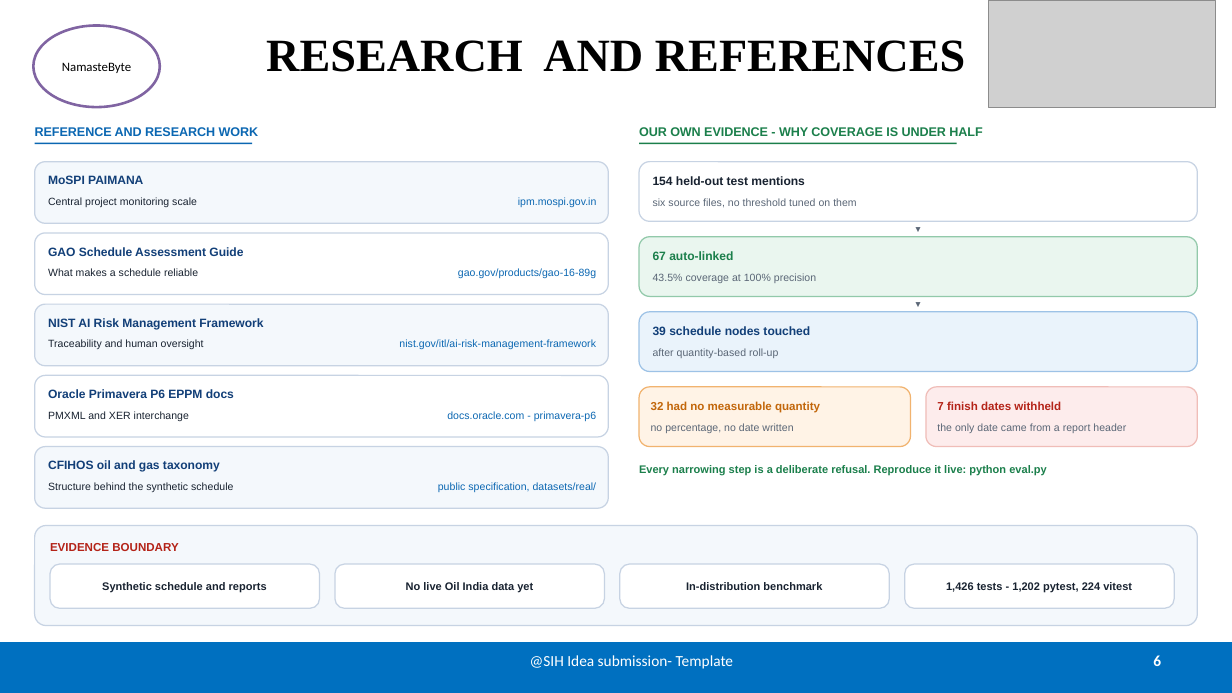
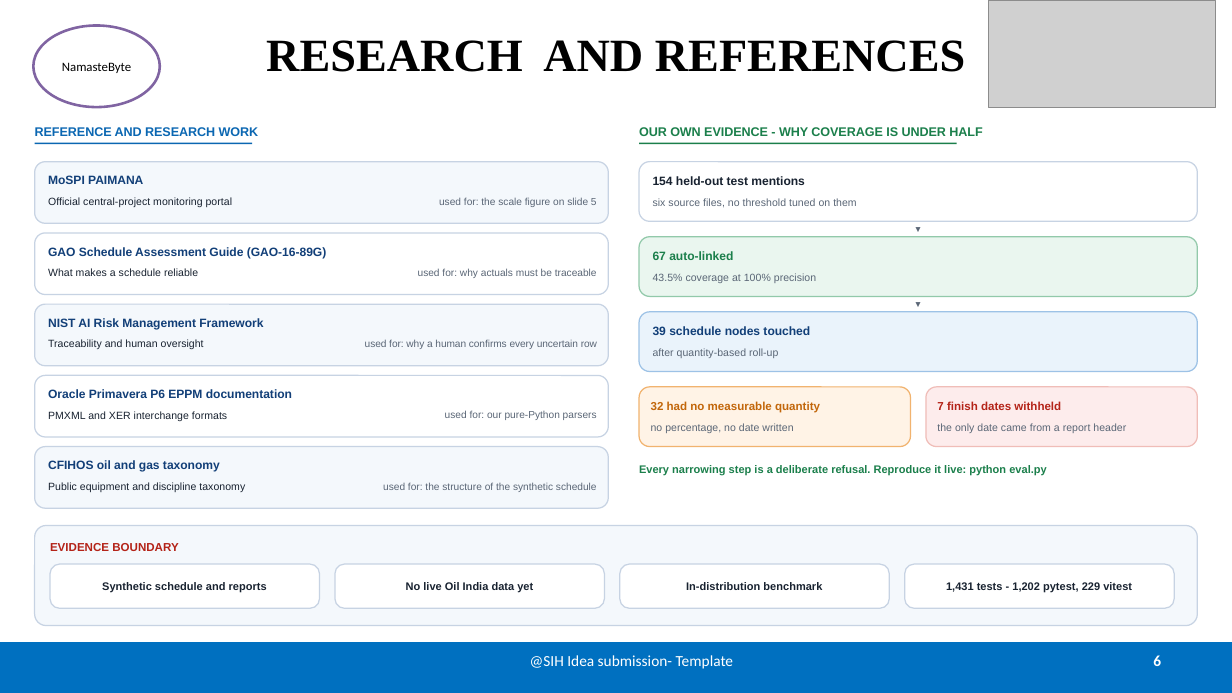
Before and after one commit to poa8534-crypto/SIH-2026, a slide deck: slide 6 of deliverables/NAVIS_SIH2026_NamasteByte_FINAL.pptx. Drawn at 1232x693 pixels with LibreOffice and Linux fonts; fonts in the diff are those of the drawing; grey boxes stand for pictures. Boxes give left, top, right and bottom in pixels: in the first picture for what was removed or moved away, otherwise in the second. Text is boxed around its words. In the diff, an @@ line names an element or a change of style, - is before the commit and + after.

```diff
--- a/deliverables/NAVIS_SIH2026_NamasteByte_FINAL.pptx
+++ b/deliverables/NAVIS_SIH2026_NamasteByte_FINAL.pptx
@@ text at <box>48,197,232,207</box>: text changed @@
-Central project monitoring scale
+Official central-project monitoring portal
@@ text at <box>439,198,597,207</box>: text changed; size 8.2 to 7.9 pt; text colour #0B67B2 to #5A6676 @@
-ipm.mospi.gov.in
+used for: the scale figure on slide 5
@@ text at <box>48,247,327,258</box>: text changed @@
-GAO Schedule Assessment Guide
+GAO Schedule Assessment Guide (GAO-16-89G)
@@ text at <box>418,268,597,278</box>: text changed; size 8.2 to 7.9 pt; text colour #0B67B2 to #5A6676 @@
-gao.gov/products/gao-16-89g
+used for: why actuals must be traceable
@@ text at <box>365,339,597,349</box>: text changed; size 8.2 to 7.9 pt; text colour #0B67B2 to #5A6676 @@
-nist.gov/itl/ai-risk-management-framework
+used for: why a human confirms every uncertain row
@@ text at <box>48,389,292,398</box>: text changed @@
-Oracle Primavera P6 EPPM docs
+Oracle Primavera P6 EPPM documentation
@@ text at <box>48,411,227,421</box>: text changed @@
-PMXML and XER interchange
+PMXML and XER interchange formats
@@ text at <box>445,411,597,420</box>: text changed; size 8.2 to 7.9 pt; text colour #0B67B2 to #5A6676 @@
-docs.oracle.com - primavera-p6
+used for: our pure-Python parsers
@@ text at <box>48,482,245,492</box>: text changed @@
-Structure behind the synthetic schedule
+Public equipment and discipline taxonomy
@@ text at <box>383,482,597,492</box>: text changed; size 8.2 to 7.9 pt; text colour #0B67B2 to #5A6676 @@
-public specification, datasets/real/
+used for: the structure of the synthetic schedule
@@ text in rounded rectangle at <box>946,582,1132,593</box>: text changed @@
-1,426 tests - 1,202 pytest, 224 vitest
+1,431 tests - 1,202 pytest, 229 vitest
```
Also in this commit, not shown: 2 other slides changed, 19 other files.
